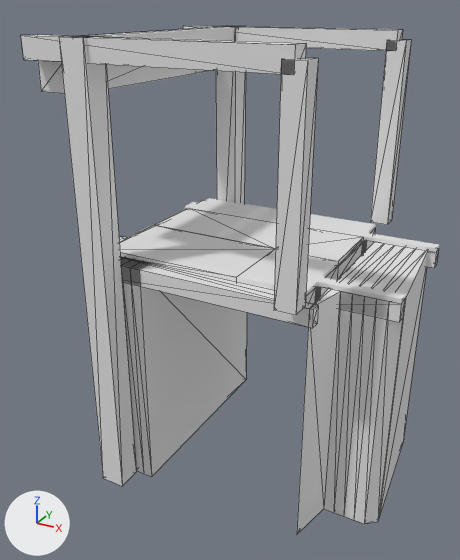
Renders of the glTF model models/alkmaar/alkmaar-kraspolderbrug/alkmaar-kraspolderbrug.glb from each side of a commit.
Rendered twice from a 50 mm camera at (11.9, -26.0, 12.3) aimed at (-1.8, -1.0, -0.2). Lighting does not change. The marker at lower left points along +X, +Y and +Z. The older version comes first. Mesh edges are drawn as thin lines on the coarser meshes.

In view in the first picture: 'building:balans', 'building:balans 2', 'building:contragewicht', 'building:hamei', 'building:hamei 2', 'building:hangstang', 'building:hangstang 2', 'building:portaal', 'road:OV-baan', 'road:OV-baan 2', 'road:OV-baan 4', 'road:dek', 'road:fietspad', 'road:landhoofd (aangenomen)', 'road:landhoofd (aangenomen) 2' and 1 more.
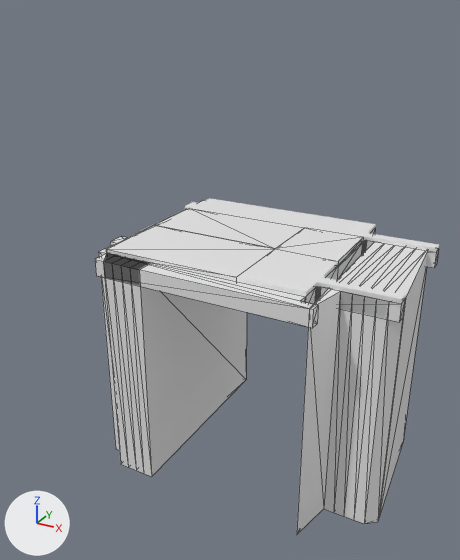
Where the change shows, as pixel boxes [x1, y1, x2, y2] in the pictures (460 x 560 px):
'building:hamei 2', deleted: before [59, 36, 136, 486]
'building:hangstang 2', deleted: before [274, 58, 318, 315]
'building:balans 2', deleted: before [21, 35, 306, 75]
'building:hangstang', deleted: before [370, 40, 411, 225]
'building:hamei', deleted: before [216, 26, 246, 204]
'building:balans', deleted: before [183, 25, 403, 51]
'building:contragewicht', deleted: before [38, 61, 214, 93]
'building:portaal', deleted: before [76, 26, 233, 41]

The edits, one by one:
Object 'building:hamei' (ob_building_hamei) is deleted.
Object 'building:hamei 2' (ob_building_hamei_2) is deleted.
Object 'building:portaal' (ob_building_portaal) is deleted.
Object 'building:balans' (ob_building_balans) is deleted.
Object 'building:hangstang' (ob_building_hangstang) is deleted.
Object 'building:balans 2' (ob_building_balans_2) is deleted.
Object 'building:hangstang 2' (ob_building_hangstang_2) is deleted.
Object 'building:contragewicht' (ob_building_contragewicht) is deleted.
